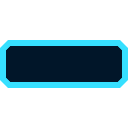
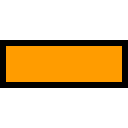
Before/after of a 128x128 layered artwork. What changed in the layer stack:
painted on "Layer 0" over left=0, top=40, right=128, bottom=88
